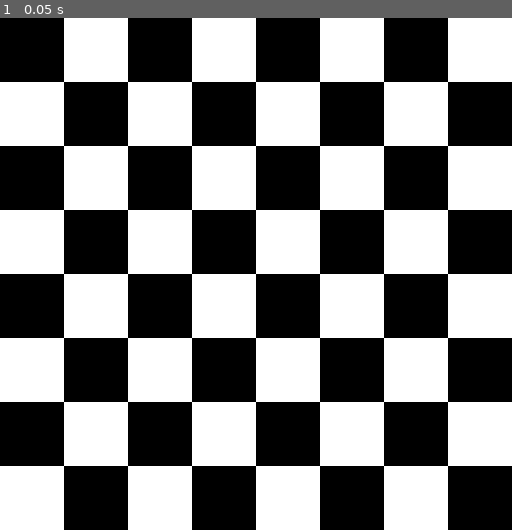
Above: before the commit, frame 1.
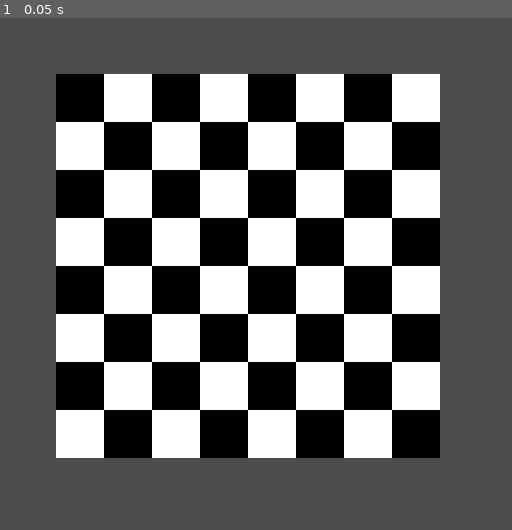
Above: after the commit, the same moment.

Repository: Ward-B/chess
Game: Godot game, scene res://Scenes/Main.tscn
Same seed, same stepped clock (60 frames per second), same inputs: the game is played once before the commit and once after it.
Inputs:
- Up to frame 1 (0.05 s): no input

The runs differ from the first frame. In frame 1, 72% of the frame differs, in the area x 0-100%, y 0-100%.

Commit message:
Mouse to board: Coord-fix
Mouseclicks now correctly translate from global to local to cells on the tilemaplayer.

Diff:
--- a/Scenes/Board.tscn
+++ b/Scenes/Board.tscn
@@ -16,8 +16,7 @@
 		_handle_mouse_click(event.position)
 
 func _handle_mouse_click(position):
-	print(\"position: \" + str(position))
-	var cell = local_to_map(to_local(position))
+	var cell = local_to_map(to_local(get_global_mouse_position()))
 	print(\"cell: \" + str(cell))
 	if get_cell_source_id(cell) != -1:
 		print(\"Clicked on tile at: \", cell)
--- a/Scenes/Main.tscn
+++ b/Scenes/Main.tscn
@@ -9,10 +9,10 @@
 script = ExtResource("1_3r1jd")
 
 [node name="Board" parent="." instance=ExtResource("1_x0rnk")]
-scale = Vector2(4, 4)
+scale = Vector2(3, 3)
 
 [node name="Camera2D" type="Camera2D" parent="."]
-position = Vector2(256, 256)
+position = Vector2(200, 200)
 
 [node name="TurnManager" parent="." instance=ExtResource("2_kyfjm")]
 
